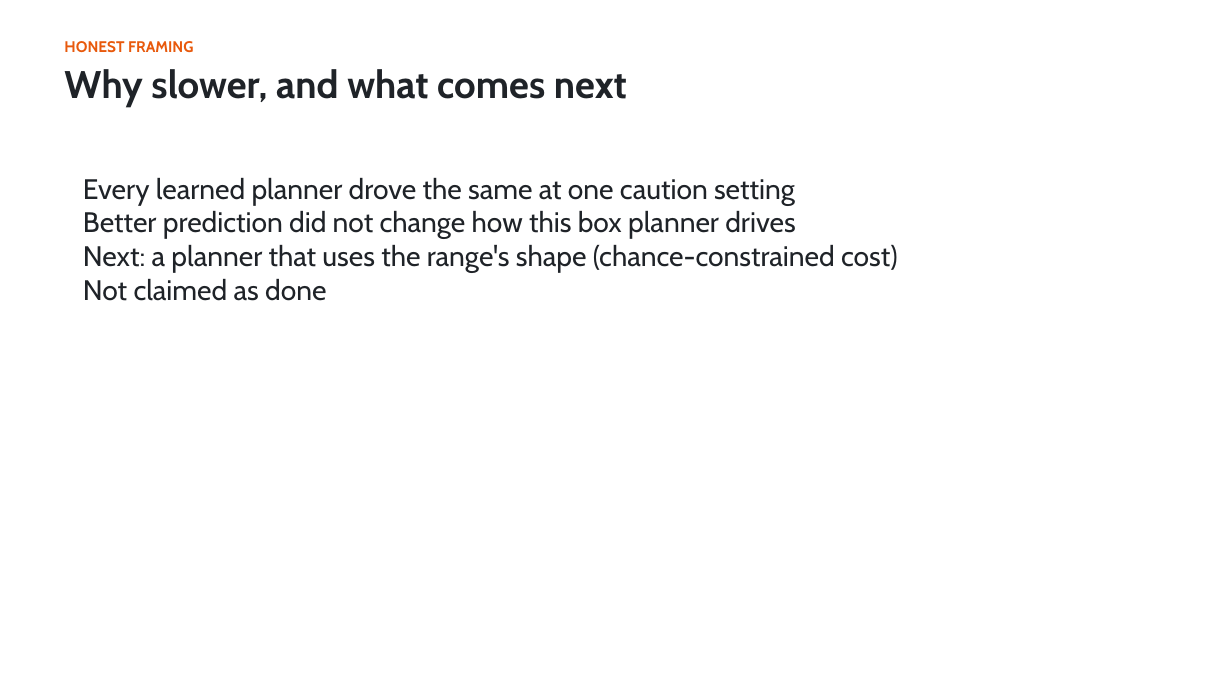
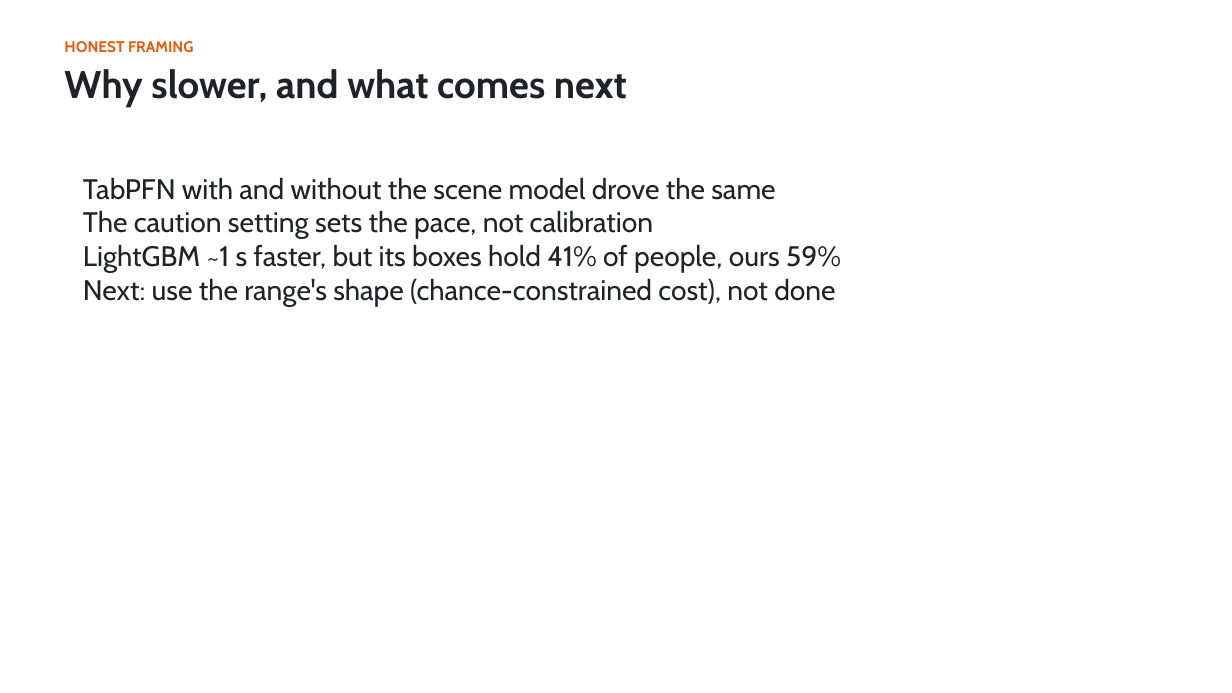
Before and after one commit to shiinalight/Foresight, a slide deck: slide 11 of deck/Foresight.pptx. Drawn at 1232x693 pixels with LibreOffice and Linux fonts; fonts in the diff are those of the drawing. Boxes give left, top, right and bottom in pixels: in the first picture for what was removed or moved away, otherwise in the second. Text is boxed around its words. In the diff, an @@ line names an element or a change of style, - is before the commit and + after.

```diff
--- a/deck/Foresight.pptx
+++ b/deck/Foresight.pptx
@@ text at [83,178,841,306]: text changed @@
-Every learned planner drove the same at one caution setting
-Better prediction did not change how this box planner drives
-Next: a planner that uses the range's shape (chance-constrained cost)
-Not claimed as done
+TabPFN with and without the scene model drove the same
+The caution setting sets the pace, not calibration
+LightGBM ~1 s faster, but its boxes hold 41% of people, ours 59%
+Next: use the range's shape (chance-constrained cost), not done
```
Also in this commit, not shown: 2 other files.
